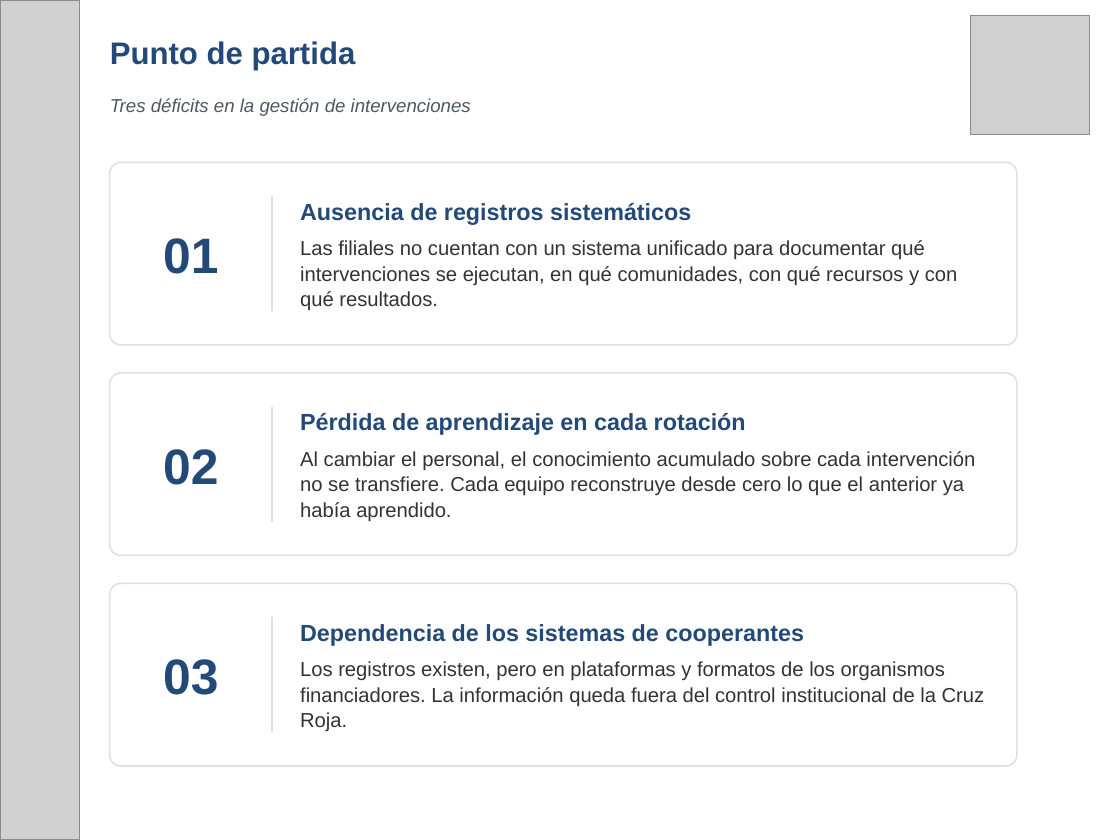
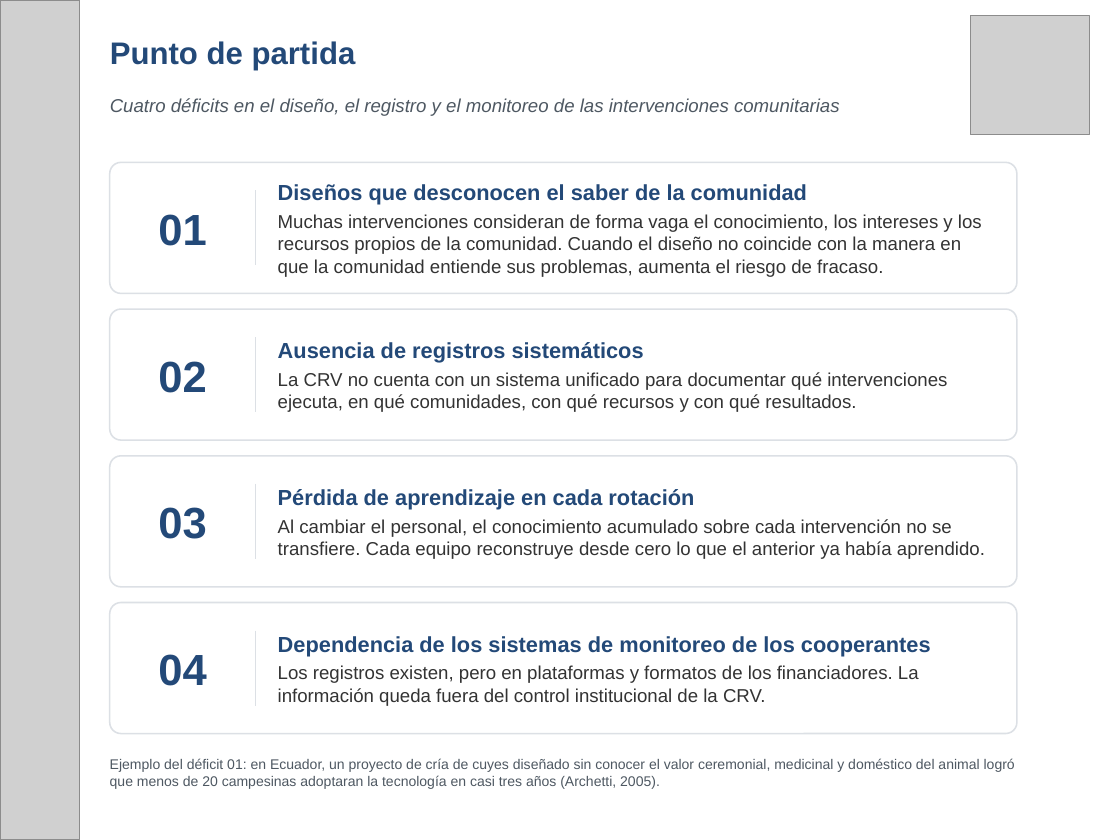
Before and after one commit to fmblancop/Hoja-de-Ruta-CRV, a slide deck: slide 3 of Hoja_de_Ruta_CRV_presentacion.pptx. Drawn at 1120x840 pixels with LibreOffice and Linux fonts; fonts in the diff are those of the drawing; grey boxes stand for pictures. Boxes give left, top, right and bottom in pixels: in the first picture for what was removed or moved away, otherwise in the second. Text is boxed around its words. In the diff, an @@ line names an element or a change of style, - is before the commit and + after.

```diff
--- a/Hoja_de_Ruta_CRV_presentacion.pptx
+++ b/Hoja_de_Ruta_CRV_presentacion.pptx
@@ text at (x1=110, y1=98, x2=840, y2=116): text changed @@
-Tres déficits en la gestión de intervenciones
+Cuatro déficits en el diseño, el registro y el monitoreo de las intervenciones comunitarias
@@ rounded rectangle resized from (x1=110, y1=162, x2=1017, y2=345) to (x1=110, y1=162, x2=1017, y2=293) @@
@@ line moved from (272, 196) - (272, 311) to (255, 190) - (255, 265) @@
@@ text added at (x1=278, y1=184, x2=982, y2=277), 12 pt, text #333333 @@
+Diseños que desconocen el saber de la comunidad
+Muchas intervenciones consideran de forma vaga el conocimiento, los intereses y los recursos propios de la comunidad. Cuando el diseño no coincide con la manera en que la comunidad entiende sus problemas, aumenta el riesgo de fracaso.
@@ text "02" moved from (x1=163, y1=449, x2=218, y2=485) to (x1=158, y1=361, x2=206, y2=393) @@
@@ rounded rectangle resized from (x1=110, y1=373, x2=1017, y2=556) to (x1=110, y1=309, x2=1017, y2=440) @@
@@ text "Ausencia de registros sistemáticos" moved from (x1=300, y1=203, x2=958, y2=310) to (x1=278, y1=342, x2=947, y2=412) @@
@@ line moved from (272, 407) - (272, 522) to (255, 337) - (255, 412) @@
@@ text at (x1=278, y1=342, x2=644, y2=363): size 15 to 14 pt in "Ausencia de registros sistemáticos"; less space between paragraphs @@
@@ text at (x1=278, y1=372, x2=947, y2=412): text changed; size 13 to 12 pt @@
-Las filiales no cuentan con un sistema unificado para documentar qué intervenciones se ejecutan, en qué comunidades, con qué recursos y con qué resultados.
+La CRV no cuenta con un sistema unificado para documentar qué intervenciones ejecuta, en qué comunidades, con qué recursos y con qué resultados.
@@ size 32 to 28 pt in 3 elements at (x1=158, y1=214, x2=206, y2=246), (x1=158, y1=361, x2=206, y2=393), (x1=158, y1=507, x2=206, y2=539) @@
@@ proportions changed in 3 elements at (x1=110, y1=162, x2=1017, y2=293), (x1=110, y1=309, x2=1017, y2=440), (x1=110, y1=456, x2=1017, y2=587) @@
@@ text "03" moved from (x1=163, y1=659, x2=218, y2=695) to (x1=158, y1=507, x2=206, y2=539) @@
@@ rounded rectangle resized from (x1=110, y1=584, x2=1017, y2=766) to (x1=110, y1=456, x2=1017, y2=587) @@
@@ text "Pérdida de aprendizaje en cada ..." moved from (x1=300, y1=413, x2=975, y2=522) to (x1=278, y1=489, x2=985, y2=559) @@
@@ text "Pérdida de aprendizaje en cada ..." at (x1=278, y1=489, x2=985, y2=559): size 15 to 14 pt in "Pérdida de aprendizaje en cada rotación"; size 13 to 12 pt in "Al cambiar el personal, el conocimiento acumulado ..."; less space between paragraphs; line spacing 1.05 to 1 @@
@@ line moved from (272, 617) - (272, 732) to (255, 484) - (255, 559) @@
@@ rounded rectangle added at (x1=110, y1=603, x2=1017, y2=734), fill #FFFFFF, outline #DCE0E5 1 pt @@
@@ text added at (x1=158, y1=654, x2=206, y2=686), 28 pt, text #234978, bold @@
+04
@@ line added from (255, 631) to (255, 706), #DCE0E5 1 pt @@
@@ text at (x1=278, y1=636, x2=931, y2=706): text changed; size 13 to 12 pt @@
-Dependencia de los sistemas de cooperantes
-Los registros existen, pero en plataformas y formatos de los organismos financiadores. La información queda fuera del control institucional de la Cruz Roja.
+Dependencia de los sistemas de monitoreo de los cooperantes
+Los registros existen, pero en plataformas y formatos de los financiadores. La información queda fuera del control institucional de la CRV.
@@ text added at (x1=110, y1=758, x2=1015, y2=789), 9 pt, text #4E5862 @@
+Ejemplo del déficit 01: en Ecuador, un proyecto de cría de cuyes diseñado sin conocer el valor ceremonial, medicinal y doméstico del animal logró que menos de 20 campesinas adoptaran la tecnología en casi tres años (Archetti, 2005).
```
Also in this commit, not shown: 5 other slides changed.
